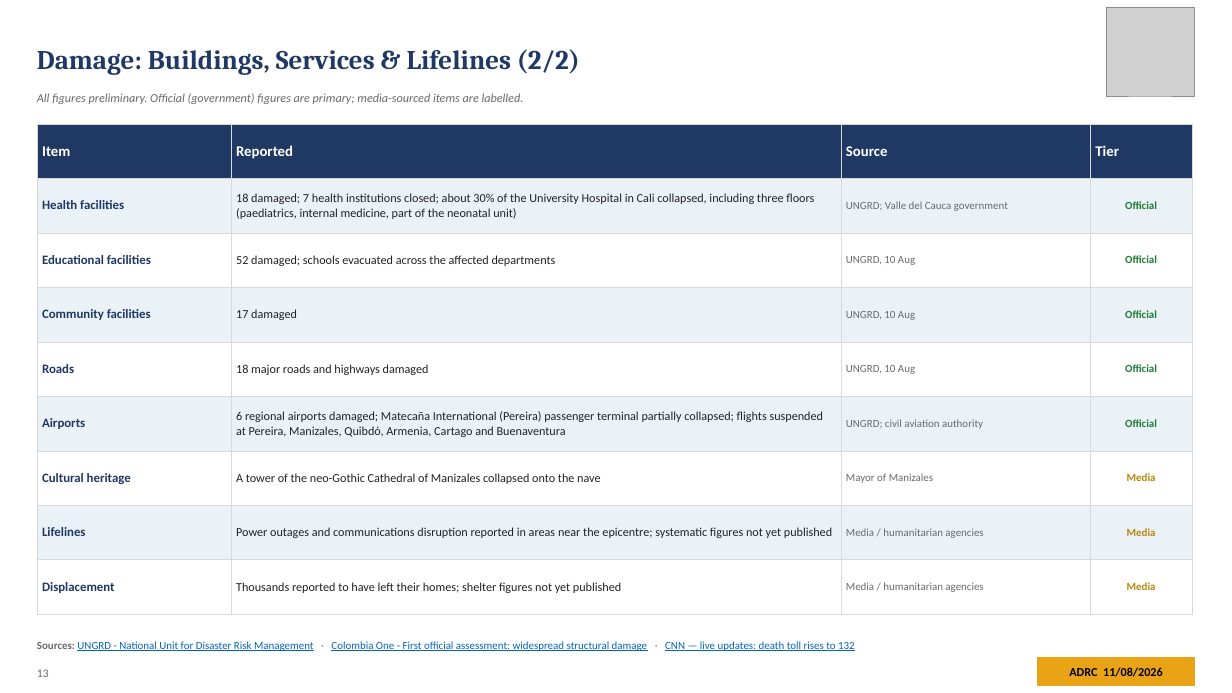
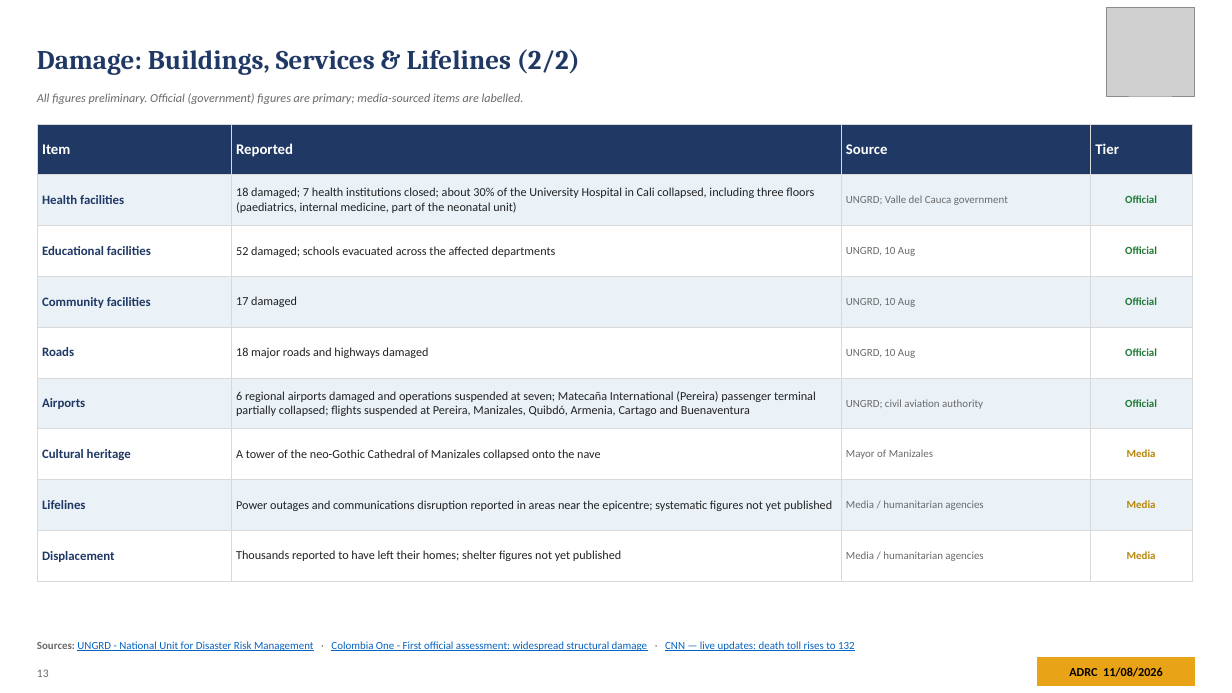
Before and after one commit to kochobi-max/whatsmap, a slide deck: slide 13 of reports/colombia_eq_20260810/output/ADRC_EQ_COL_Choco_20260810_EN.pptx. Drawn at 1232x693 pixels with LibreOffice and Linux fonts; fonts in the diff are those of the drawing; grey boxes stand for pictures. Boxes give left, top, right and bottom in pixels: in the first picture for what was removed or moved away, otherwise in the second. Text is boxed around its words. In the diff, an @@ line names an element or a change of style, - is before the commit and + after.

```diff
--- a/reports/colombia_eq_20260810/output/ADRC_EQ_COL_Choco_20260810_EN.pptx
+++ b/reports/colombia_eq_20260810/output/ADRC_EQ_COL_Choco_20260810_EN.pptx
@@ table at (37,124,1192,566) @@
-row 6, column 2: 6 regional airports damaged; Matecaña International (Pereira) passenger terminal partially collapsed; flights suspended at Pereira, Manizales, Quibdó, Armenia, Cartago and Buenaventura
+row 6, column 2: 6 regional airports damaged and operations suspended at seven; Matecaña International (Pereira) passenger terminal partially collapsed; flights suspended at Pereira, Manizales, Quibdó, Armenia, Cartago and Buenaventura
```
Also in this commit, not shown: 9 other slides changed, 7 other files.
